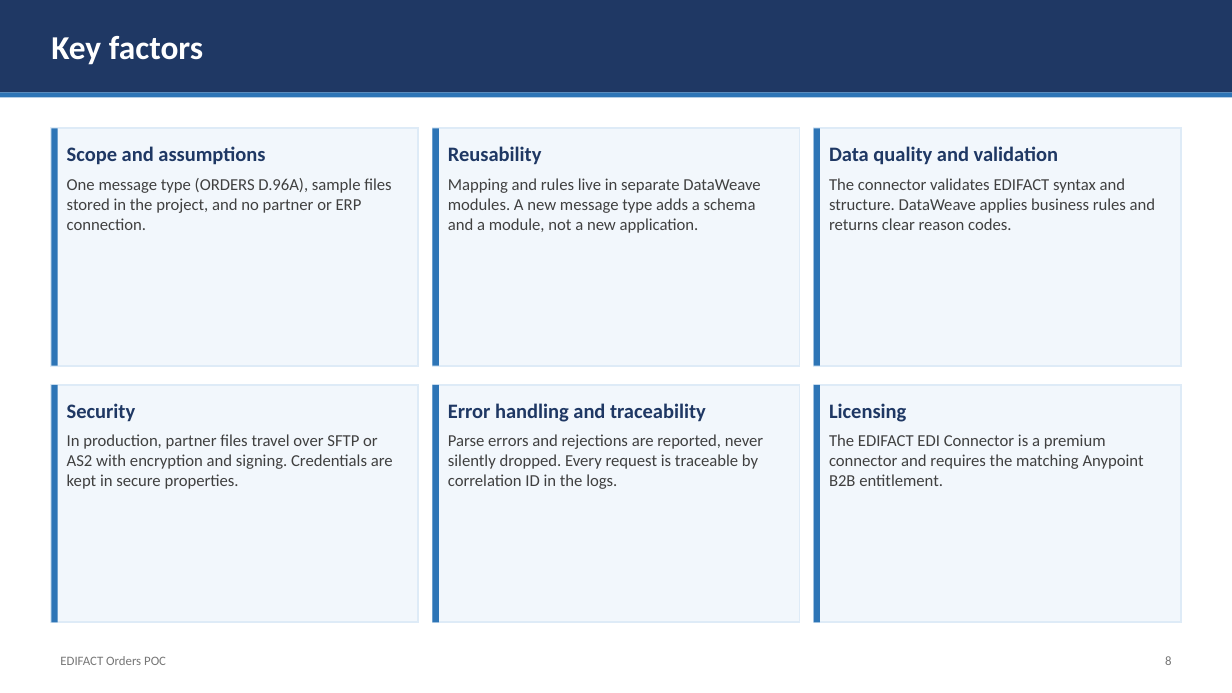
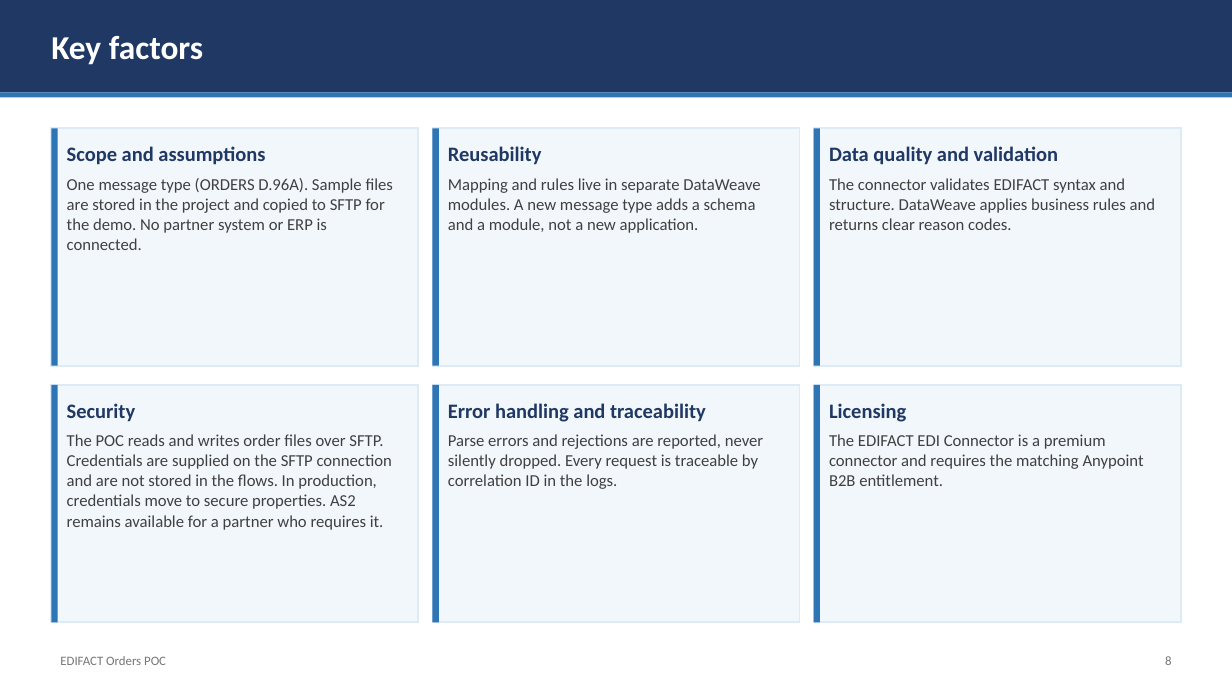
Before and after one commit to subhash-builds/edifact-orders-poc, a slide deck: slide 8 of EDIFACT-Orders-POC.pptx. Drawn at 1232x693 pixels with LibreOffice and Linux fonts; fonts in the diff are those of the drawing. Boxes give left, top, right and bottom in pixels: in the first picture for what was removed or moved away, otherwise in the second. Text is boxed around its words. In the diff, an @@ line names an element or a change of style, - is before the commit and + after.

```diff
--- a/EDIFACT-Orders-POC.pptx
+++ b/EDIFACT-Orders-POC.pptx
@@ text in rectangle at box(67, 178, 393, 250): text changed @@
-One message type (ORDERS D.96A), sample files stored in the project, and no partner or ERP connection.
+One message type (ORDERS D.96A). Sample files are stored in the project and copied to SFTP for the demo. No partner system or ERP is connected.
@@ text in rectangle at box(67, 434, 392, 530): text changed @@
-In production, partner files travel over SFTP or AS2 with encryption and signing. Credentials are kept in secure properties.
+The POC reads and writes order files over SFTP. Credentials are supplied on the SFTP connection and are not stored in the flows. In production, credentials move to secure properties. AS2 remains available for a partner who requires it.
```
Also in this commit, not shown: 8 other slides changed.
